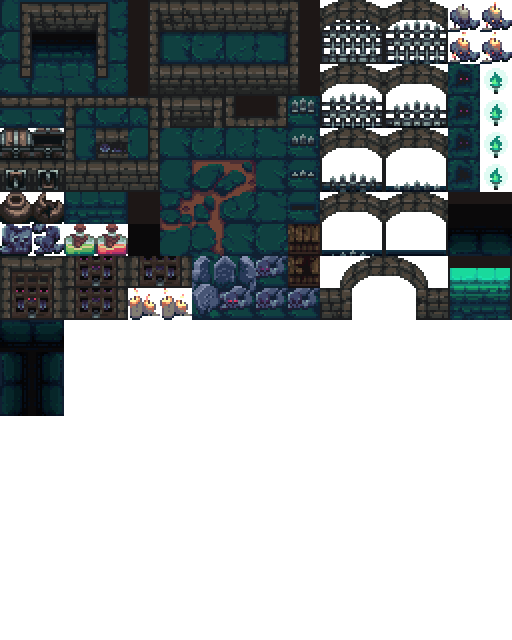
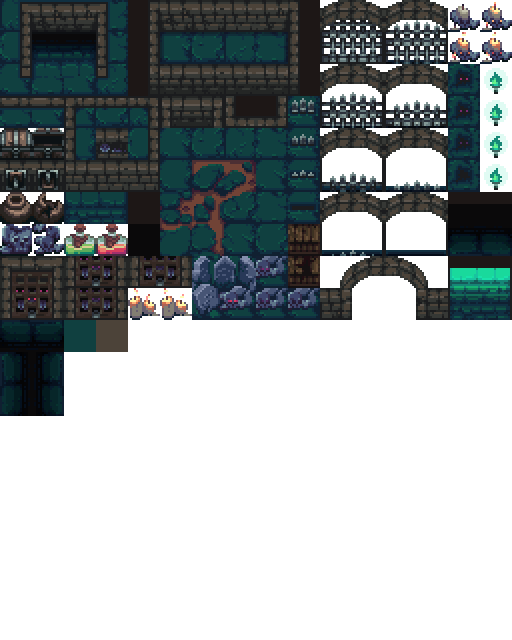
Layer changes from the first 512 x 640 image to the second:
added layer "Rectangle 2" above "Rectangle 1" over [96, 320, 128, 352]
added layer "Rectangle 1" above "Layer 1" over [64, 320, 96, 352]
